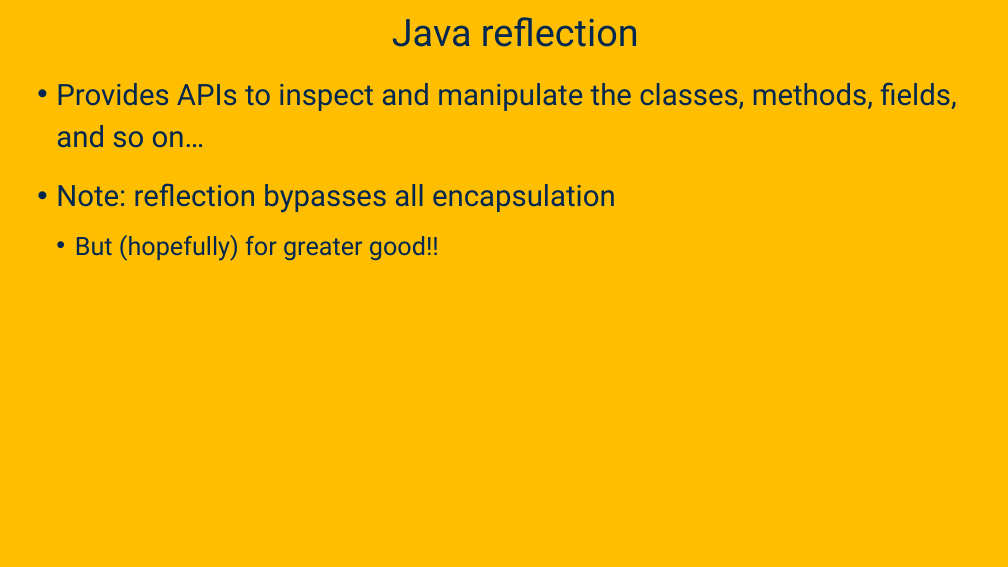
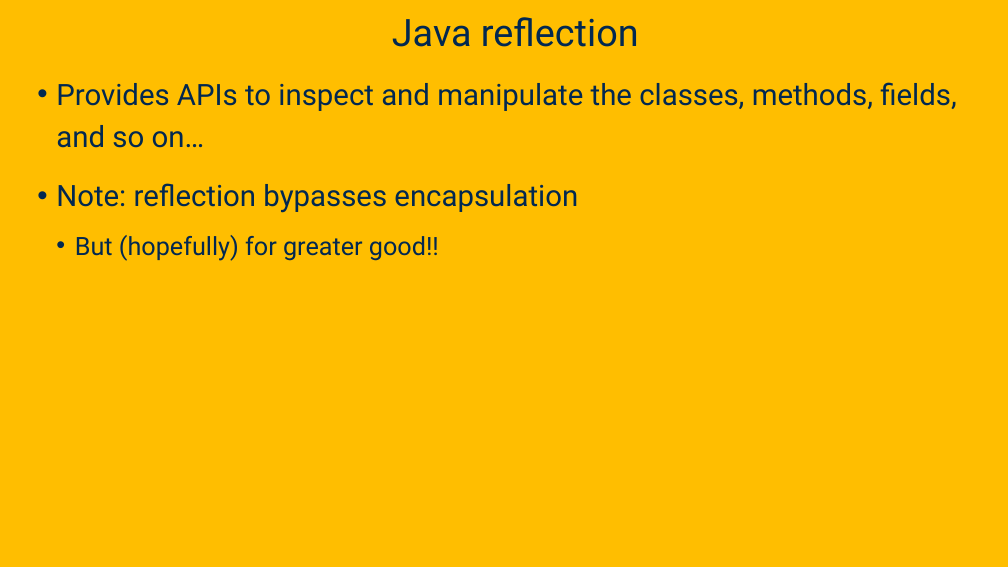
Before and after one commit to davsec-teaching/ECS_160, a slide deck: slide 16 of slides/Reflection.pptx. Drawn at 1008x567 pixels with LibreOffice and Linux fonts; fonts in the diff are those of the drawing; background and template pictures are left out. Boxes give left, top, right and bottom in pixels: in the first picture for what was removed or moved away, otherwise in the second. Text is boxed around its words. In the diff, an @@ line names an element or a change of style, - is before the commit and + after.

Commit message:
reflection slides update

```diff
--- a/slides/Reflection.pptx
+++ b/slides/Reflection.pptx
@@ text at <box>56,183,578,213</box>: text changed @@
-• Note: reflection bypasses all encapsulation
+• Note: reflection bypasses encapsulation
```
Also in this commit, not shown: 23 other slides changed, 1 other file.
